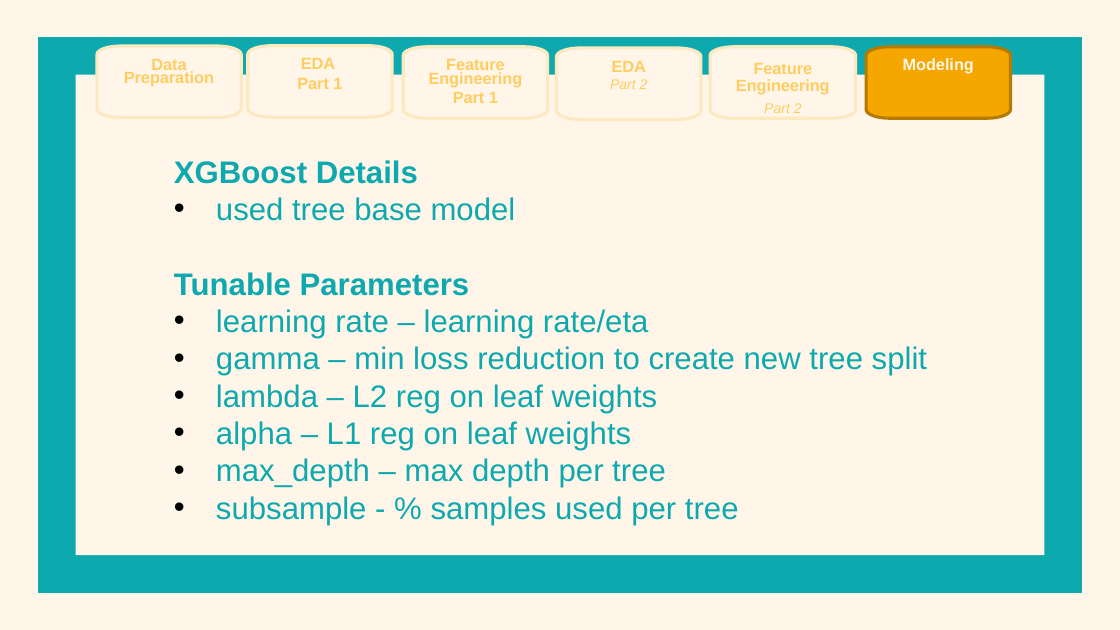
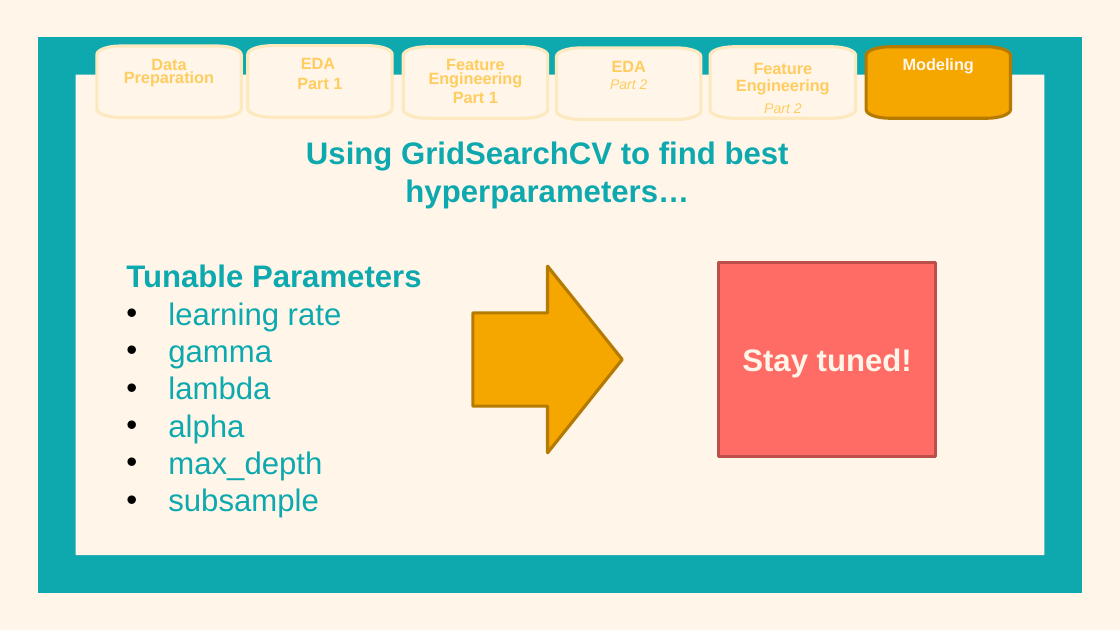
Before and after one commit to 538455/LHL_MidTermProject-Flight-Delay-Predictions, a slide deck: slide 13 of Supporting Documents/Presentation.pptx (slide 18 before the commit). Drawn at 1120x630 pixels with LibreOffice and Linux fonts; fonts in the diff are those of the drawing. Boxes give left, top, right and bottom in pixels: in the first picture for what was removed or moved away, otherwise in the second. Text is boxed around its words. In the diff, an @@ line names an element or a change of style, - is before the commit and + after.

```diff
--- a/Supporting Documents/Presentation.pptx
+++ b/Supporting Documents/Presentation.pptx
@@ text added at bbox=[306, 141, 789, 208], 20 pt, text #0EA9AF, bold @@
+Using GridSearchCV to find best hyperparameters…
@@ text at bbox=[174, 160, 516, 221]: paragraphs removed @@
-XGBoost Details
-• used tree base model
@@ text "Tunable Parameters": place and size @@
-text "Tunable Parameters" at bbox=[174, 160, 927, 525]
+text "Tunable Parameters" at bbox=[126, 264, 422, 518]
@@ down arrow added at bbox=[474, 265, 623, 452], fill #F5A700, outline #B57C00 2 pt @@
@@ rectangle added at bbox=[719, 262, 936, 457], fill #FF6B65, outline #BD4F4B 2 pt, 20 pt, text #FFF6E9, bold @@
+Stay tuned!
@@ text at bbox=[168, 302, 342, 518]: text changed @@
-• learning rate – learning rate/eta
-• gamma – min loss reduction to create new tree split
-• lambda – L2 reg on leaf weights
-• alpha – L1 reg on leaf weights
-• max_depth – max depth per tree
-• subsample - % samples used per tree
+• learning rate
+• gamma
+• lambda
+• alpha
+• max_depth
+• subsample
```
Also in this commit, not shown: 1 other slide changed, 6 slides removed, 5 other files.
